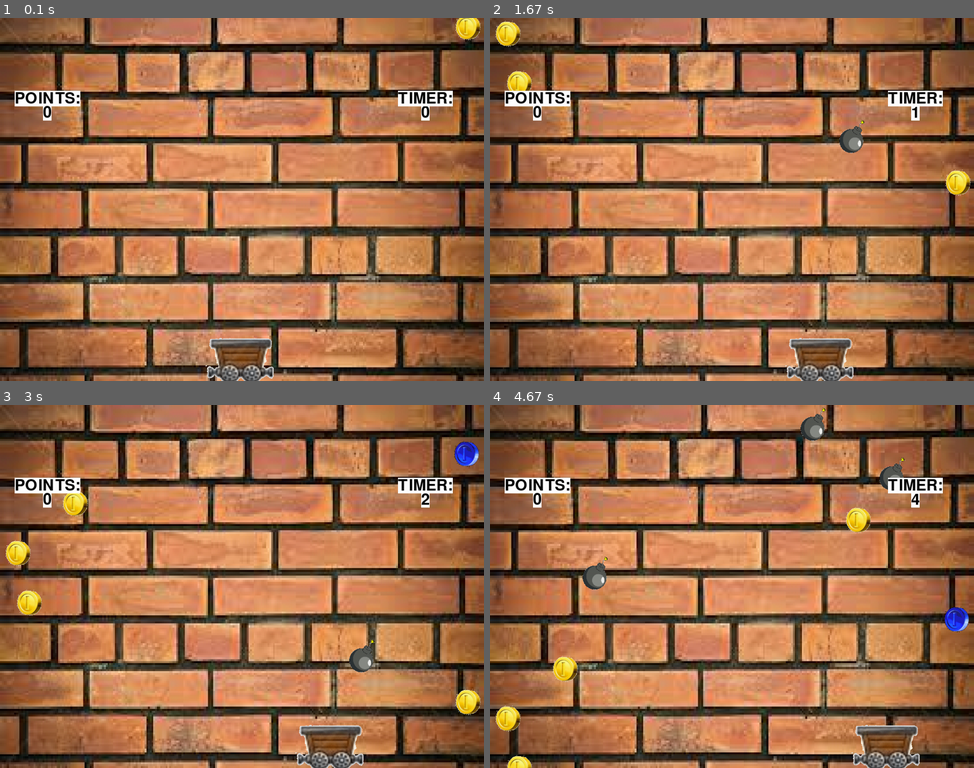
Above: before the commit, frames 1-4 (two rows, left to right).
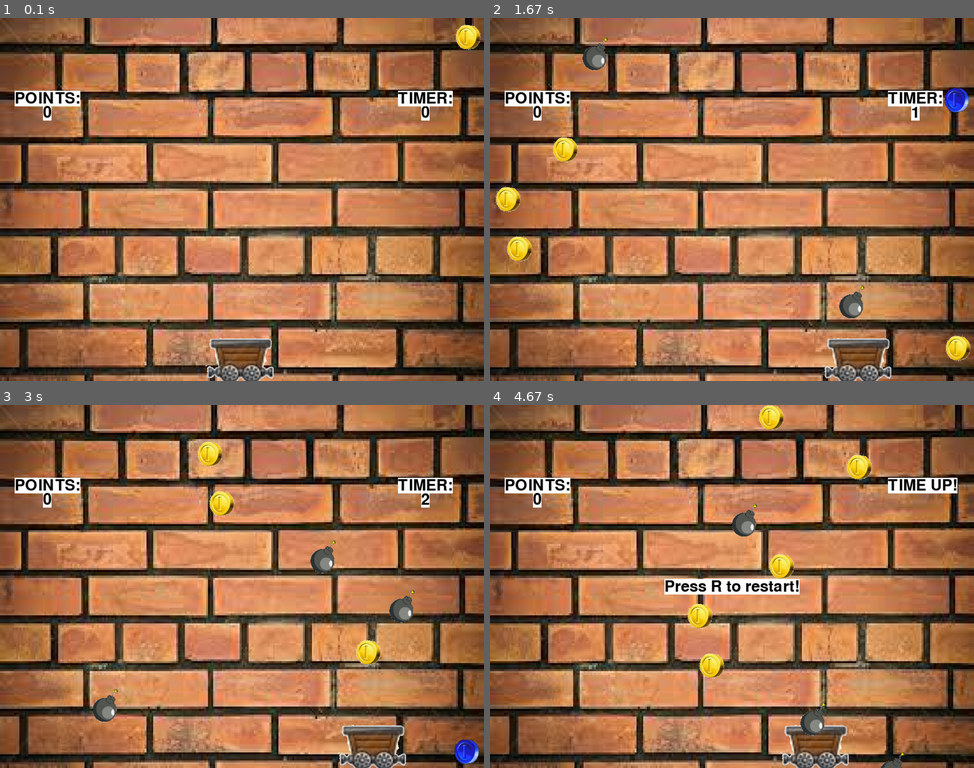
Above: after the commit, the same moments.

Repository: vineetjc/pygame-Coin-Fall-
Game: pygame game, started from main.py
Same seed, same stepped clock (60 frames per second), same inputs: the game is played once before the commit and once after it.
Inputs:
- Up to frame 1 (0.1 s): no input
- Up to frame 2 (1.67 s): hold Right 0.33-0.8 s; hold Right 0.83-1.3 s; hold Left from 1.33 s (still down)
- Up to frame 3 (3 s): release Left at 1.87 s; hold Left 1.9-2.3 s; hold Right 2.33-2.97 s
- Up to frame 4 (4.67 s): hold Left 3-3.47 s; hold Right 3.5-3.97 s; hold Right 4-4.47 s

The runs differ from the first frame. In frame 1, 0.4% of the frame differs, in the area x 94-100%, y 0-9%; in frame 2, 5.2%; in frame 3, 5.8%; in frame 4, 8.1%, in the area x 1-99%, y 0-100%.

Commit message:
Changed game clock tick rate

Diff:
--- a/main.py
+++ b/main.py
@@ -176,7 +176,7 @@
             i += 1
 
         #Update time
-        seconds = gameclock.tick(30)/1000.0
+        seconds = gameclock.tick(60)/1000.0
         timer += seconds
         int_timer = math.trunc(timer) #returns real value of timer to int value
         if int_timer < 30 and not (cart.dead or over):
